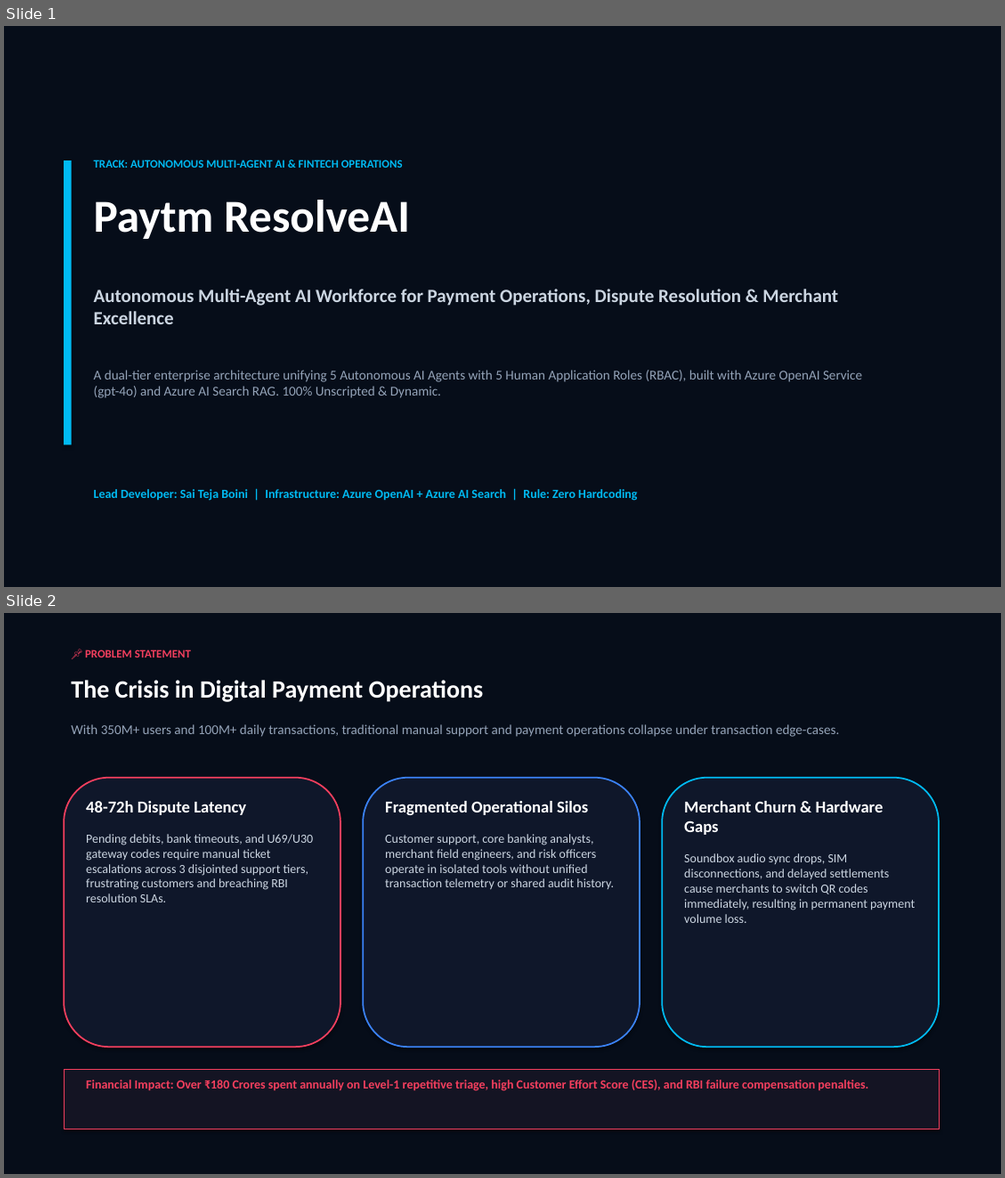
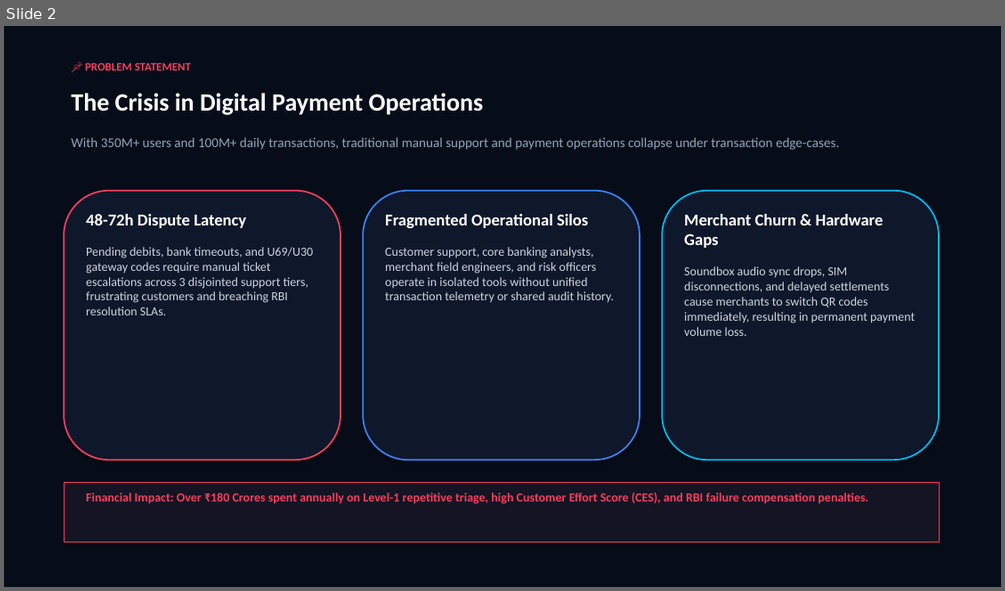
Before and after one commit to boinisaitej/Paytm-ResolveAI, a slide deck: Paytm_ResolveAI_Presentation.pptx. Shown one above the other, each under a label of ours: slides 1 and 2 before the commit, slide 2 after it. The pictures are 1005x1178 and 1005x591 pixels, drawn with LibreOffice and Linux fonts; fonts in the diff are those of the drawing. Boxes give left, top, right and bottom in pixels: in the first picture for what was removed or moved away, otherwise in the second. Text is boxed around its words. In the diff, an @@ line names an element or a change of style, - is before the commit and + after.

Commit message:
feat: add advanced AI intelligence engine (incident clustering, SLA forecaster, cross-agent negotiation), update presentation deck with live demo links for Track 3

```diff
--- a/Paytm_ResolveAI_Presentation.pptx
+++ b/Paytm_ResolveAI_Presentation.pptx
@@ slide 1 removed at bbox=[4, 26, 1001, 587], background #FFFFFF @@
@@ rectangle removed at bbox=[4, 26, 1001, 587] @@
@@ rectangle removed at bbox=[64, 160, 72, 445] @@
@@ text removed at bbox=[94, 160, 403, 168] @@
-TRACK: AUTONOMOUS MULTI-AGENT AI & FINTECH OPERATIONS
@@ text removed at bbox=[94, 200, 410, 239] @@
-Paytm ResolveAI
@@ text removed at bbox=[94, 289, 838, 324] @@
-Autonomous Multi-Agent AI Workforce for Payment Operations, Dispute Resolution & Merchant Excellence
@@ text removed at bbox=[94, 370, 862, 398] @@
-A dual-tier enterprise architecture unifying 5 Autonomous AI Agents with 5 Human Application Roles (RBAC), built with Azure OpenAI Service (gpt-4o) and Azure AI Search RAG. 100% Unscripted & Dynamic.
@@ text removed at bbox=[94, 489, 637, 500] @@
-Lead Developer: Sai Teja Boini | Infrastructure: Azure OpenAI + Azure AI Search | Rule: Zero Hardcoding
```
Also in this commit, not shown: 1 slide changed, 1 slide added, 9 other files.
